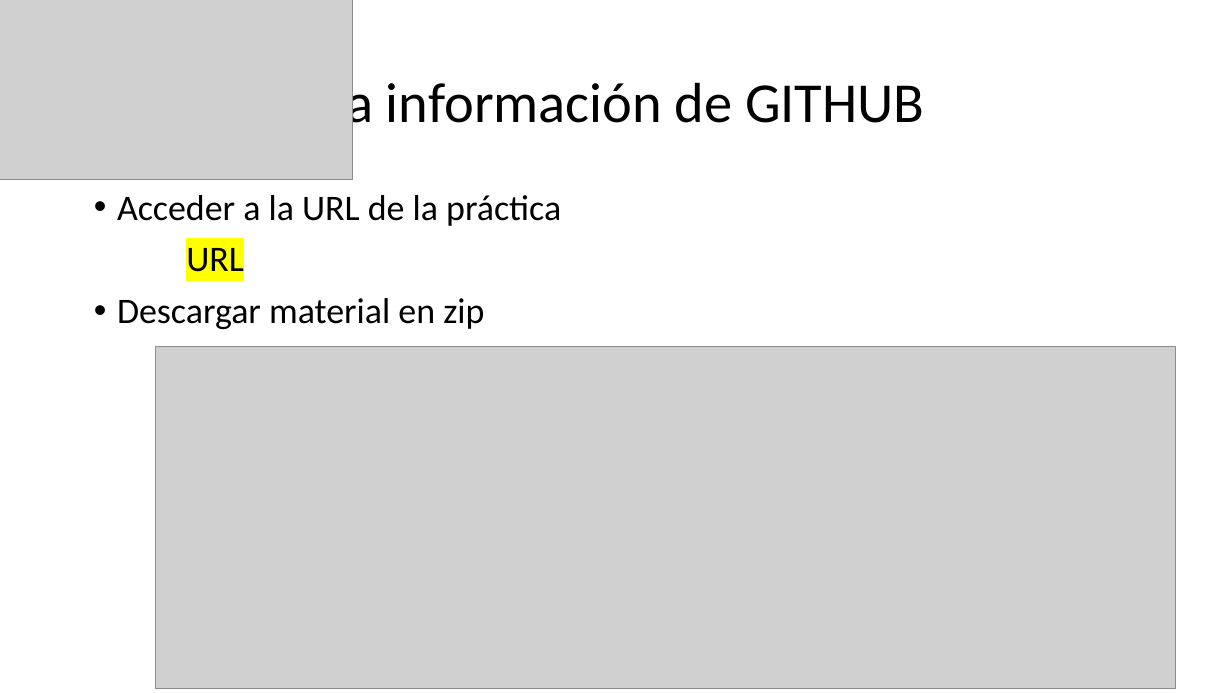
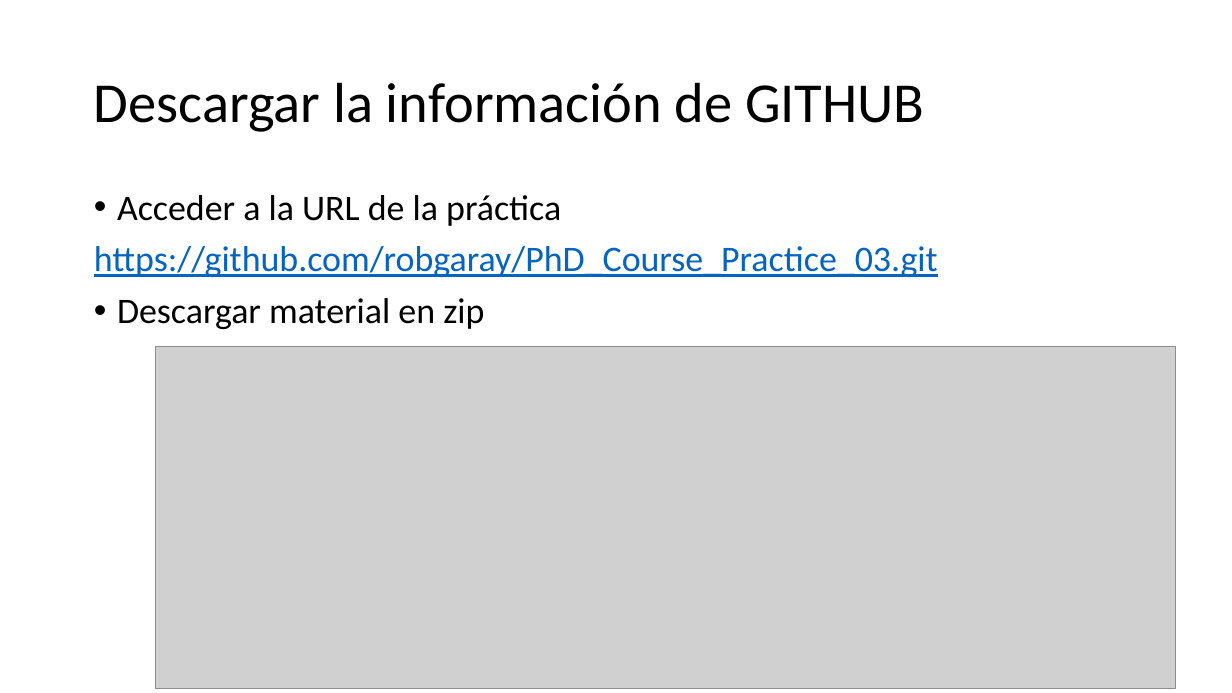
Before and after one commit to robgaray/EESIA_Consumo_Analisis_Datos_2021, a slide deck: slide 7 of 1_Presentaciones/Sesion_3_Practica.pptx. Drawn at 1232x693 pixels with LibreOffice and Linux fonts; fonts in the diff are those of the drawing; grey boxes stand for pictures; background and template pictures are left out. Boxes give left, top, right and bottom in pixels: in the first picture for what was removed or moved away, otherwise in the second. Text is boxed around its words. In the diff, an @@ line names an element or a change of style, - is before the commit and + after.

```diff
--- a/1_Presentaciones/Sesion_3_Practica.pptx
+++ b/1_Presentaciones/Sesion_3_Practica.pptx
@@ picture removed at (0, 0, 352, 180) @@
@@ text at (94, 246, 938, 277): text changed; text colour #000000 to #0563C1 @@
-URL
+https://github.com/robgaray/PhD_Course_Practice_03.git
```
Also in this commit, not shown: 4 other slides changed, 8 slides added, 6 slides removed, 19 other files.
